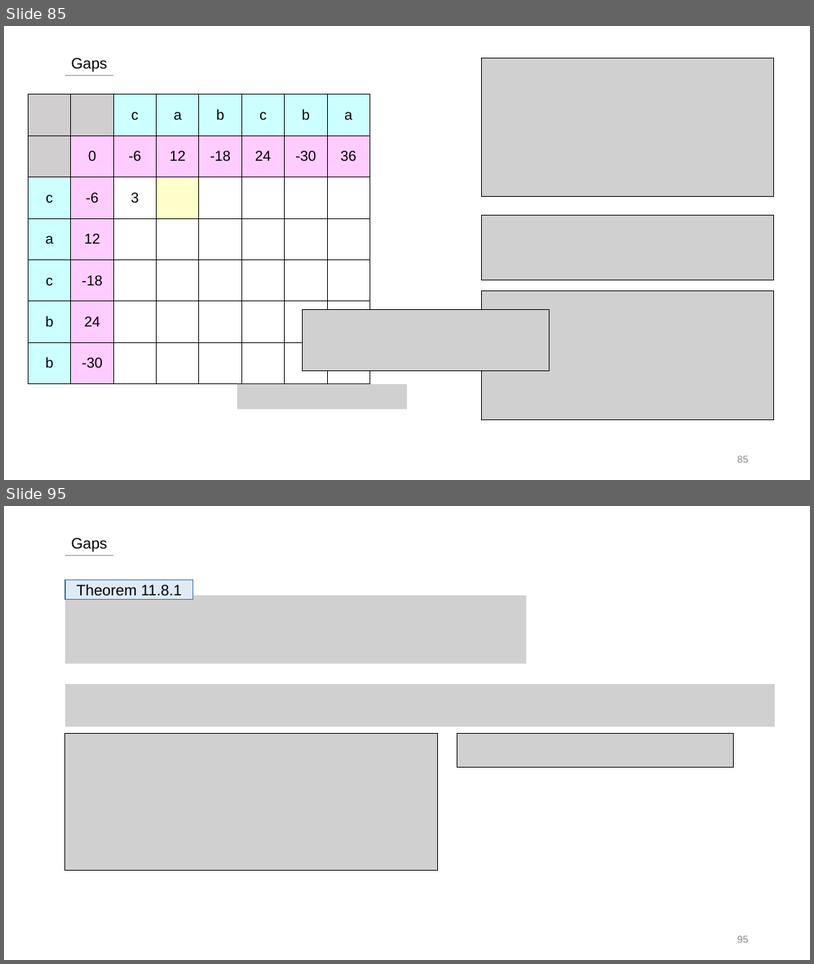
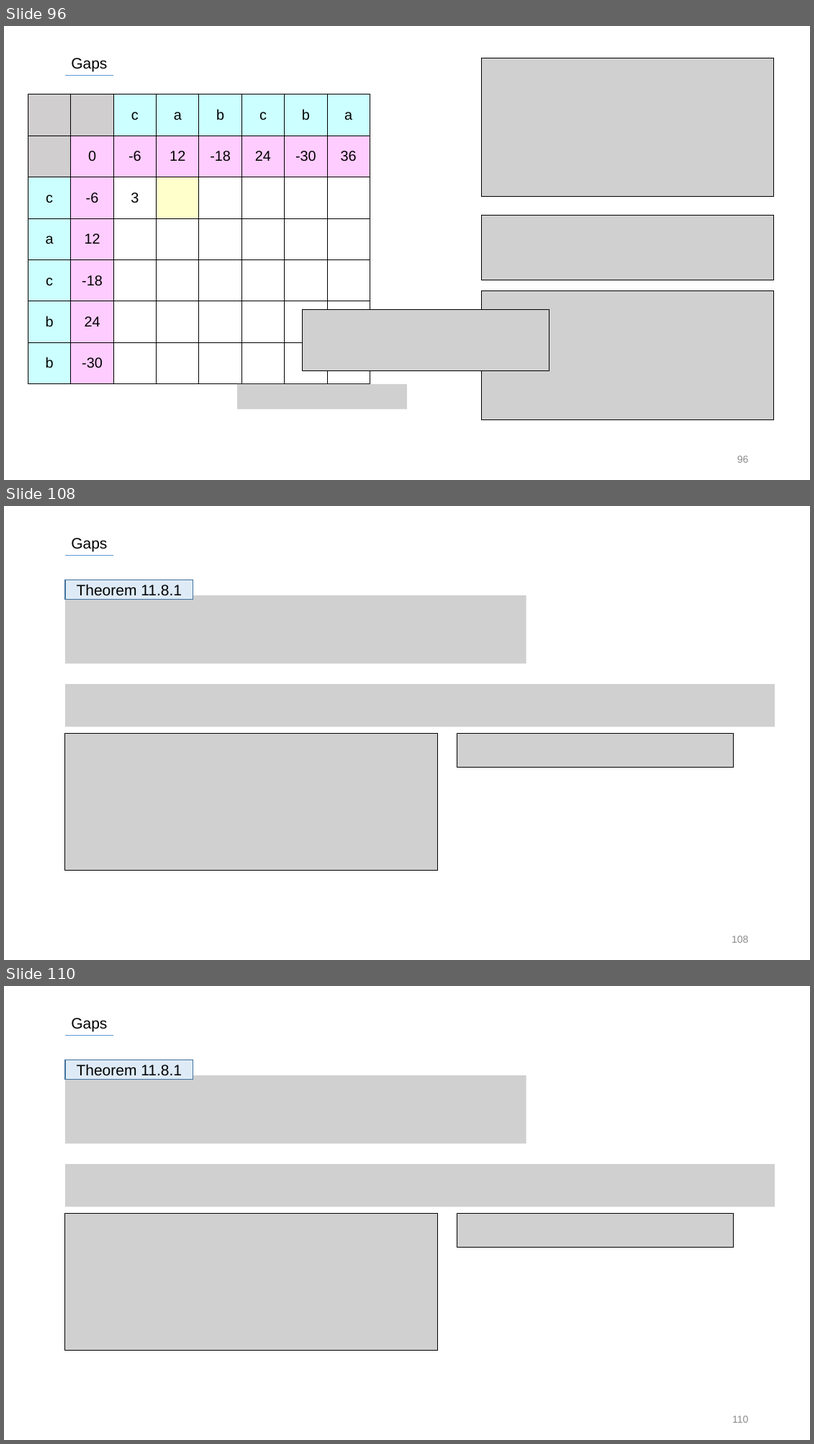
Before and after one commit to SiLviASizZ/HYU_2022, a slide deck: Intern/발표자료/0721/ASTS_0721.pptx. Shown one above the other, each under a label of ours: slides 85 and 95 before the commit, slides 96, 108 and 110 after it; the slides between them are not shown. The pictures are 814x964 and 814x1444 pixels, drawn with LibreOffice and Linux fonts; fonts in the diff are those of the drawing; grey boxes stand for pictures. Boxes give left, top, right and bottom in pixels: in the first picture for what was removed or moved away, otherwise in the second. Text is boxed around its words. In the diff, an @@ line names an element or a change of style, - is before the commit and + after.

```diff
--- a/Intern/발표자료/0721/ASTS_0721.pptx
+++ b/Intern/발표자료/0721/ASTS_0721.pptx
@@ slide 108 added at bbox=[4, 506, 810, 960], background #FFFFFF @@
@@ text added at bbox=[71, 538, 107, 552], 18 pt, text #000000 @@
+Gaps
@@ line added from (65, 556) to (113, 556), #5B9BD5 0.5 pt @@
@@ rectangle added at bbox=[65, 580, 193, 599], fill #DEEBF7, outline #43739E 1 pt, 18 pt, text #000000 @@
+Theorem 11.8.1
@@ picture added at bbox=[65, 595, 527, 663] @@
@@ picture added at bbox=[65, 684, 775, 727] @@
@@ picture added at bbox=[65, 733, 437, 870] @@
@@ picture added at bbox=[458, 733, 733, 767] @@
@@ page number added at bbox=[732, 935, 748, 942], 12 pt, text #8C8C8C @@
+108
@@ what was slide 85 is now slide 96 @@
@@ what was slide 95 is now slide 110 @@
@@ page number at bbox=[733, 1415, 748, 1422]: text changed @@
-95
+110
```
Also in this commit, not shown: 34 slides changed, 28 other slides added.
